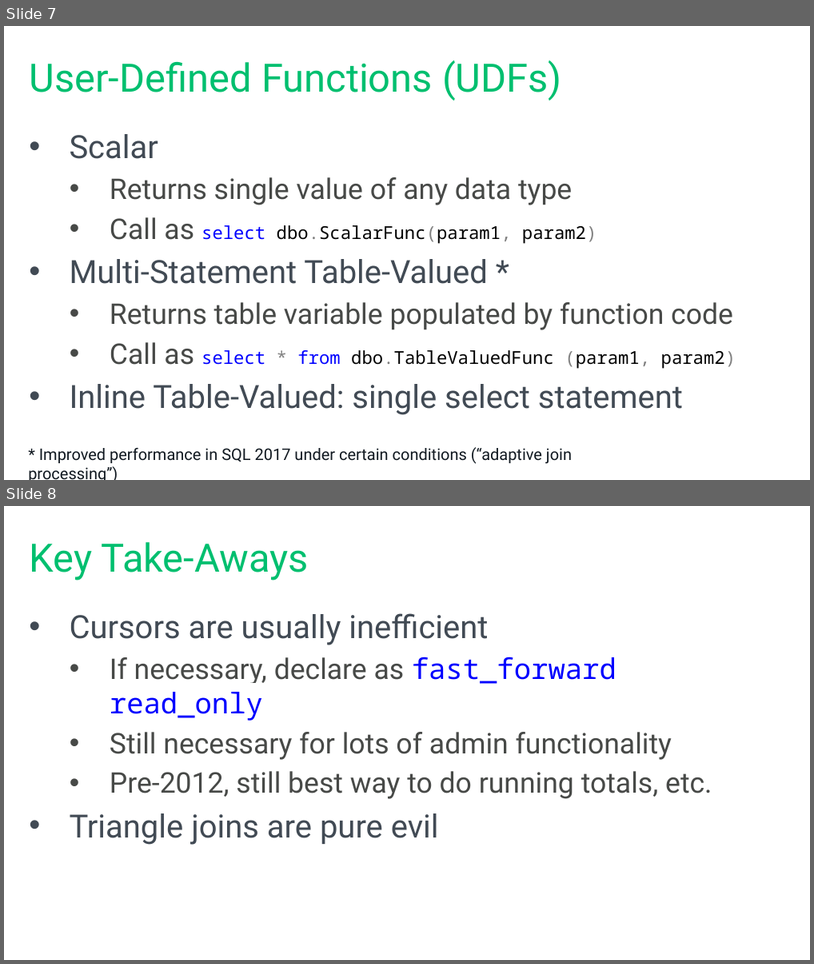
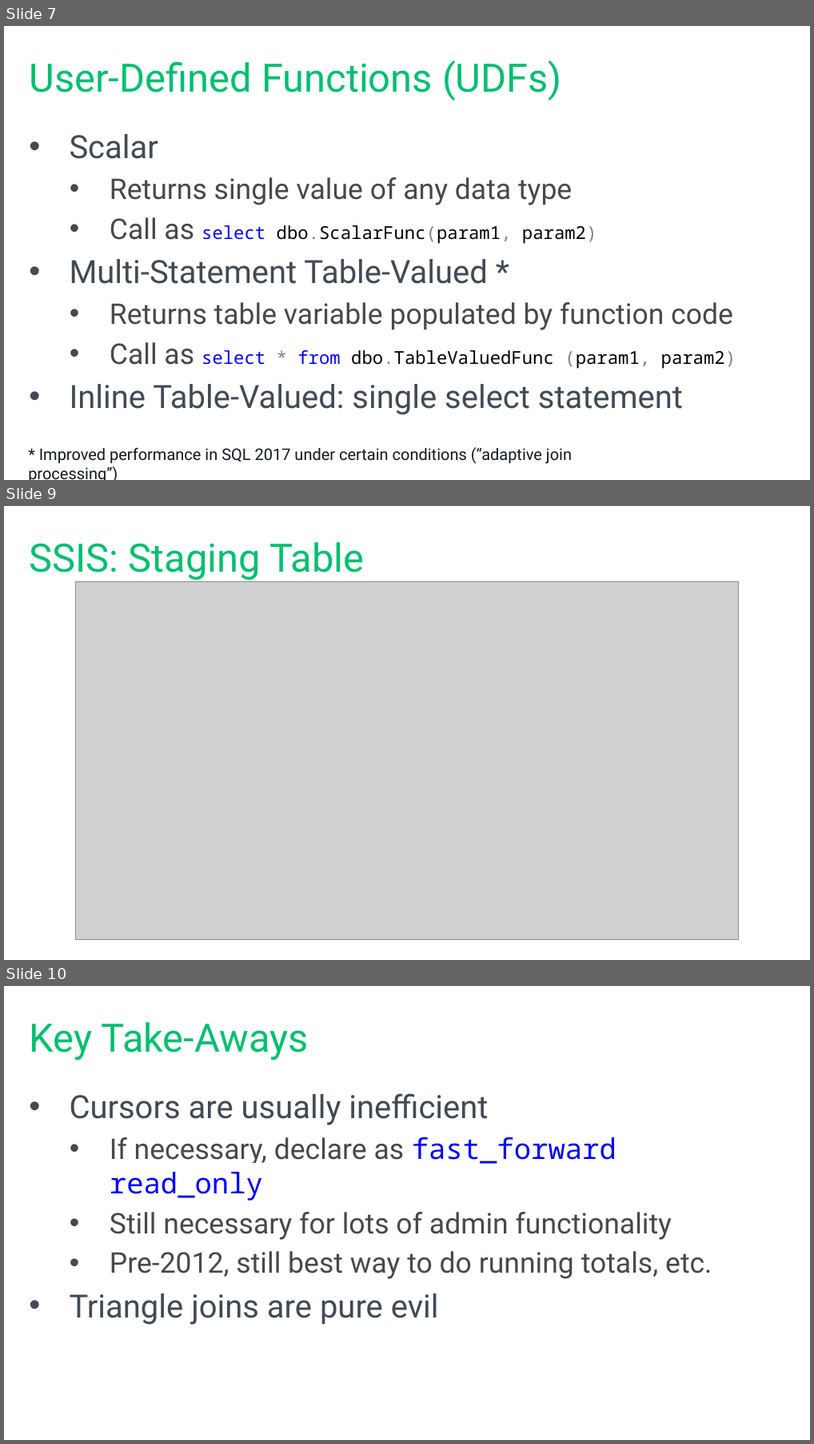
Before and after one commit to tf3604/SetMeUp, a slide deck: HowToThinkInSets.pptx. Shown one above the other, each under a label of ours: slides 7 and 8 before the commit, slides 7, 9 and 10 after it; the slides between them are not shown. The pictures are 814x964 and 814x1444 pixels, drawn with LibreOffice and Linux fonts; fonts in the diff are those of the drawing; grey boxes stand for pictures; background and template pictures are left out. Boxes give left, top, right and bottom in pixels: in the first picture for what was removed or moved away, otherwise in the second. Text is boxed around its words. In the diff, an @@ line names an element or a change of style, - is before the commit and + after.

Commit message:
Add drawings for SSIS demos.

```diff
--- a/HowToThinkInSets.pptx
+++ b/HowToThinkInSets.pptx
@@ slide 9 added at [4, 506, 810, 960], background #FFFFFF @@
@@ title added at [30, 542, 364, 580], 44 pt, text #00BF6F @@
+SSIS: Staging Table
@@ picture added at [76, 581, 738, 939] @@
@@ what was slide 8 is now slide 10 @@
```
Also in this commit, not shown: 1 other slide added, 1 other file.
